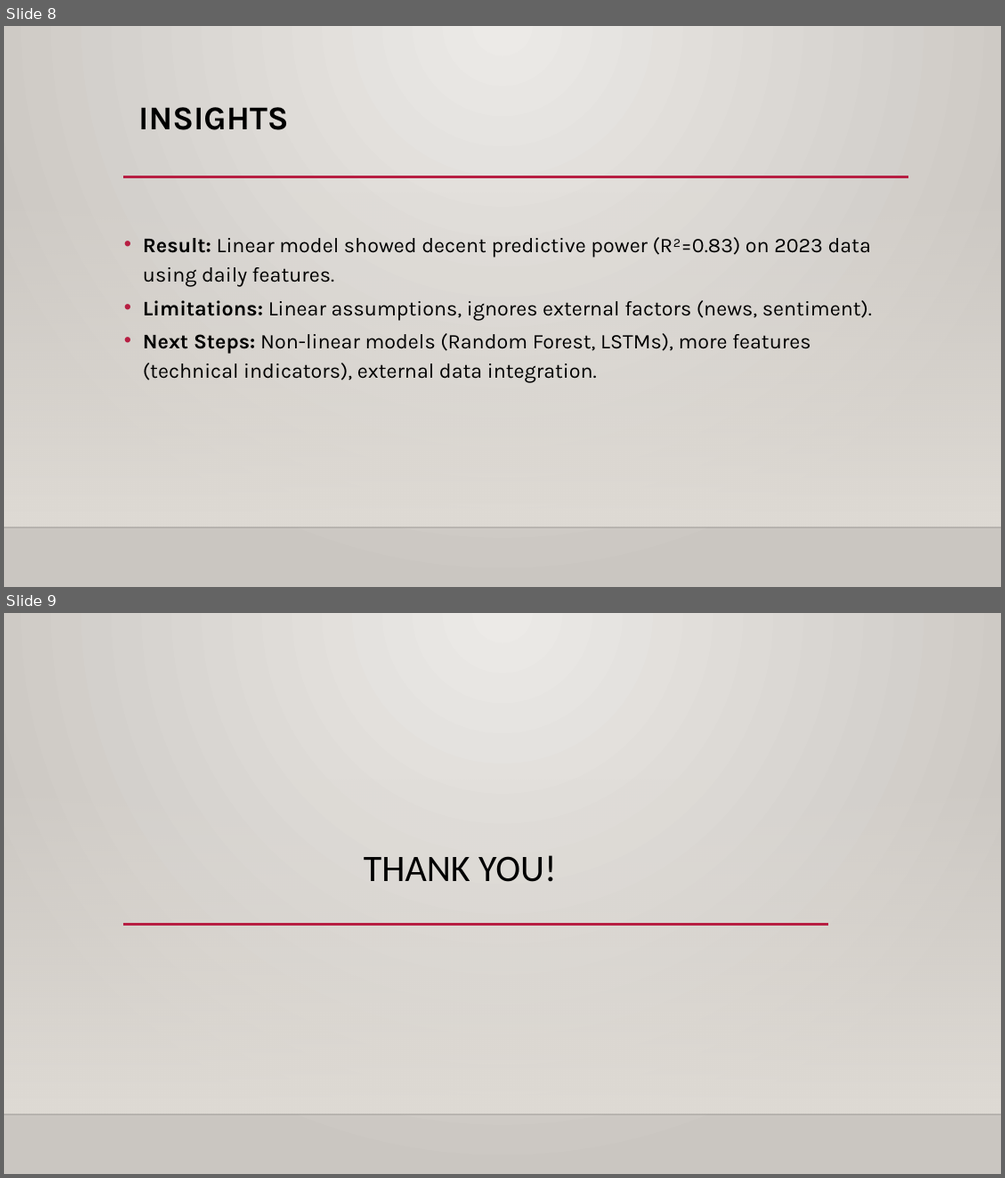
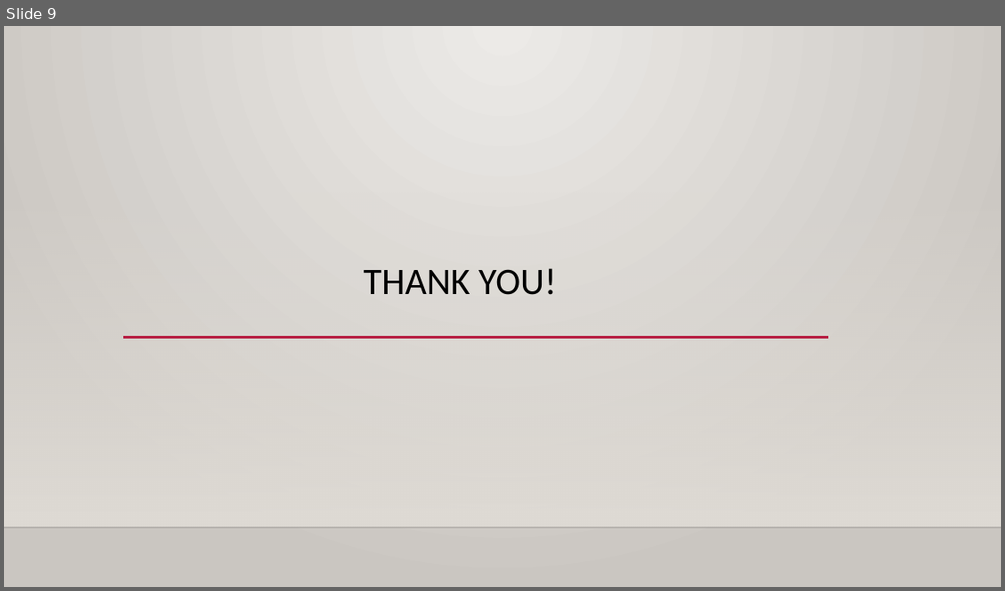
Before and after one commit to Tamilarasee/Healthcare-Cost-Prediction, a slide deck: Healthcare Cost Price Prediction.pptx. Shown one above the other, each under a label of ours: slides 8 and 9 before the commit, slide 9 after it. The pictures are 1005x1178 and 1005x591 pixels, drawn with LibreOffice and Linux fonts; fonts in the diff are those of the drawing; background and template pictures are left out. Boxes give left, top, right and bottom in pixels: in the first picture for what was removed or moved away, otherwise in the second. Text is boxed around its words. In the diff, an @@ line names an element or a change of style, - is before the commit and + after.

Commit message:
updated features

```diff
--- a/Healthcare Cost Price Prediction.pptx
+++ b/Healthcare Cost Price Prediction.pptx
@@ slide 8 removed at [4,26,1001,587], background gradient #ECEAE7 to #CAC7C1; not listed: 2 template elements that a slide beside it also shows @@
@@ title removed at [138,107,289,130] @@
-INSIGHTS
@@ line removed from (123, 177) to (909, 177) @@
@@ text removed at [143,237,872,383] @@
-• Result: Linear model showed decent predictive power (R²=0.83) on 2023 data using daily features.
-• Limitations: Linear assumptions, ignores external factors (news, sentiment).
-• Next Steps: Non-linear models (Random Forest, LSTMs), more features (technical indicators), external data integration.
```
Also in this commit, not shown: 4 slides changed, 4 slides added, 3 other slides removed, 13 other files.
